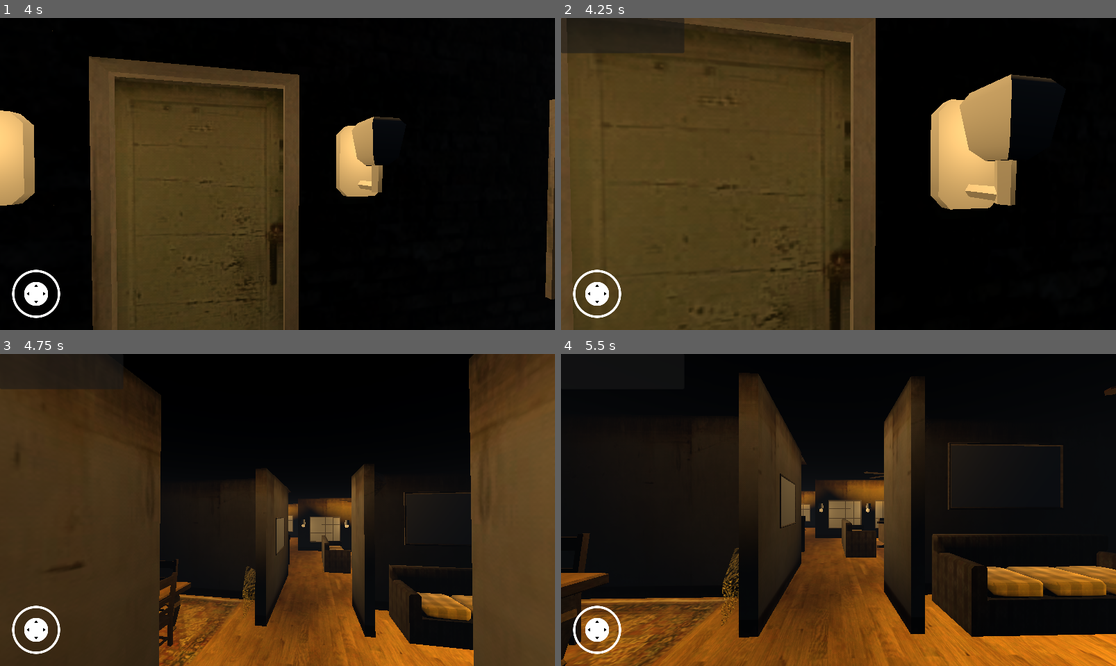
Above: before the commit, frames 1-4 (two rows, left to right).
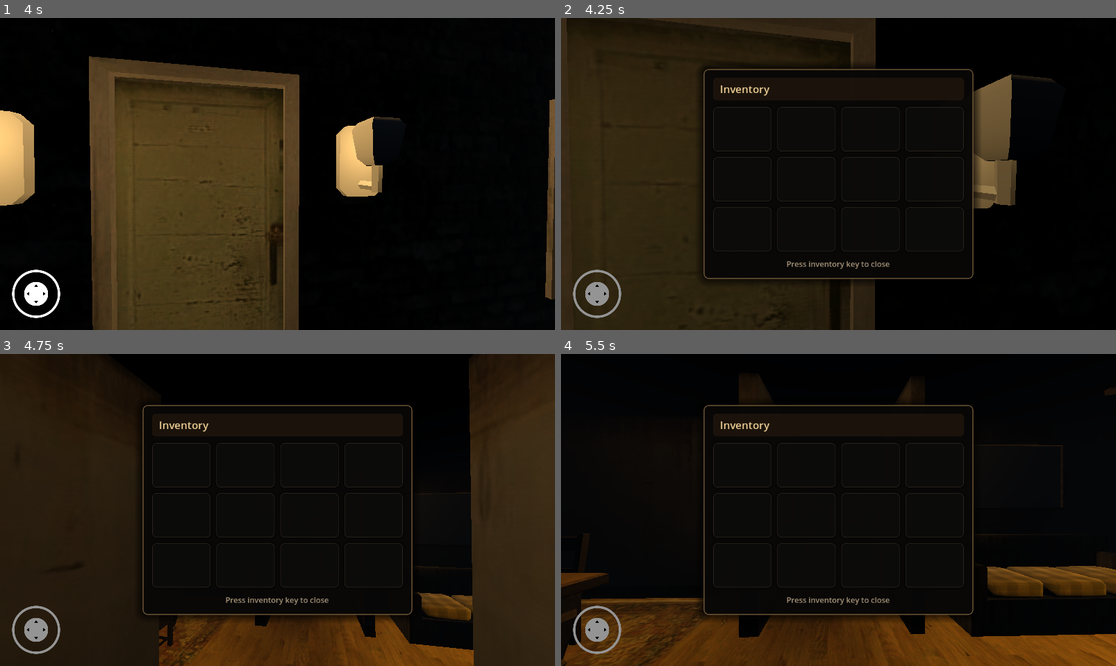
Above: after the commit, the same moments.

Repository: yassine-mathlouthi/3d-horror-game
Game: Godot game, scene res://scenes/world.tscn
Two runs of this game, one before a commit and one after it. Both use one fixed random seed, a clock stepped at 60 frames per second and the inputs below. A sky picture missing from this copy of the repository is replaced by a grey-blue gradient.
Inputs (mouse positions are in pixels of both pictures, inside the frame that each line leads up to):
- Up to frame 1 (4 s): tap Enter (ui_accept) at 0.5, 0.77, 1.52, 3.02, 3.77 s; move the mouse to (305, 174) at 0.52 s; hold W (forward) from 0.53 s (still down); tap E (interact) at 0.6, 2.1, 3.6 s; move the mouse to (249, 174) at 1.27 s; tap Shift (run) at 1.35, 2.85 s; move the mouse to (288, 167) at 2.02 s; move the mouse to (271, 180) at 2.77 s; move the mouse to (316, 177) at 3.52 s
- Up to frame 2 (4.25 s): keep holding W (forward); tap Tab (Inventory) at 4.15 s
- Up to frame 3 (4.75 s): keep holding W (forward); move the mouse to (233, 506) at 4.27 s; tap Shift (run) at 4.35 s; tap Enter (ui_accept) at 4.52 s
- Up to frame 4 (5.5 s): keep holding W (forward); move the mouse to (844, 510) at 5.02 s; tap E (interact) at 5.1 s

Frame 1 is identical in both runs. In frame 2, 58% of the frame differs, in the area x 0-89%, y 0-100%; in frame 3, 57%; in frame 4, 34%.

Commit message:
new inventory UI

Diff:
--- a/scenes/item_list.tscn
+++ b/scenes/item_list.tscn
@@ -1,15 +1,120 @@
-[gd_scene load_steps=2 format=3 uid="uid://c3hcwrq4gs03t"]
+[gd_scene load_steps=7 format=3 uid="uid://c3hcwrq4gs03t"]
 
 [ext_resource type="Script" path="res://script/item_list.gd" id="1_37alu"]
+
+[sub_resource type="StyleBoxFlat" id="StyleBoxFlat_overlay"]
+bg_color = Color(0, 0, 0, 0.42)
+
+[sub_resource type="StyleBoxFlat" id="StyleBoxFlat_panel"]
+bg_color = Color(0.03529412, 0.03137255, 0.02745098, 0.95)
+border_width_left = 2
+border_width_top = 2
+border_width_right = 2
+border_width_bottom = 2
+border_color = Color(0.45, 0.35, 0.22, 0.9)
+corner_radius_top_left = 10
+corner_radius_top_right = 10
+corner_radius_bottom_right = 10
+corner_radius_bottom_left = 10
+shadow_color = Color(0, 0, 0, 0.65)
+shadow_size = 18
+
+[sub_resource type="StyleBoxFlat" id="StyleBoxFlat_header"]
+bg_color = Color(0.12, 0.085, 0.045, 0.85)
+corner_radius_top_left = 7
+corner_radius_top_right = 7
+corner_radius_bottom_right = 7
+corner_radius_bottom_left = 7
+
+[sub_resource type="StyleBoxFlat" id="StyleBoxFlat_empty"]
+bg_color = Color(0.07, 0.065, 0.055, 0.82)
+border_width_left = 1
+border_width_top = 1
+border_width_right = 1
+border_width_bottom = 1
+border_color = Color(0.24, 0.2, 0.15, 0.75)
+corner_radius_top_left = 6
+corner_radius_top_right = 6
+corner_radius_bottom_right = 6
+corner_radius_bottom_left = 6
+
+[sub_resource type="LabelSettings" id="LabelSettings_title"]
+font_size = 22
+font_color = Color(0.92, 0.8, 0.58, 1)
 
 [node name="ItemList" type="CanvasLayer"]
 script = ExtResource("1_37alu")
 
-[node name="Panel" type="Panel" parent="."]
-offset_right = 256.0
-offset_bottom = 73.0
+[node name="Root" type="Control" parent="."]
+layout_mode = 3
+anchors_preset = 15
+anchor_right = 1.0
+anchor_bottom = 1.0
+grow_horizontal = 2
+grow_vertical = 2
+mouse_filter = 1
 
-[node name="ItemList" type="VBoxContainer" parent="Panel"]
+[node name="Overlay" type="Panel" parent="Root"]
 layout_mode = 1
-offset_right = 40.0
-offset_bottom = 40.0
+anchors_preset = 15
+anchor_right = 1.0
+anchor_bottom = 1.0
+grow_horizontal = 2
+grow_vertical = 2
+theme_override_styles/panel = SubResource("StyleBoxFlat_overlay")
+
+[node name="InventoryPanel" type="PanelContainer" parent="Root"]
+custom_minimum_size = Vector2(560, 410)
+layout_mode = 1
+anchors_preset = 8
+anchor_left = 0.5
+anchor_top = 0.5
+anchor_right = 0.5
+anchor_bottom = 0.5
+offset_left = -280.0
+offset_top = -205.0
+offset_right = 280.0
+offset_bottom = 205.0
+grow_horizontal = 2
+grow_vertical = 2
+theme_override_styles/panel = SubResource("StyleBoxFlat_panel")
+
+[node name="Margin" type="MarginContainer" parent="Root/InventoryPanel"]
+layout_mode = 2
+theme_override_constants/margin_left = 18
+theme_override_constants/margin_top = 16
+theme_override_constants/margin_right = 18
+theme_override_constants/margin_bottom = 18
+
+[node name="VBox" type="VBoxContainer" parent="Root/InventoryPanel/Margin"]
+layout_mode = 2
+theme_override_constants/separation = 14
+
+[node name="Header" type="PanelContainer" parent="Root/InventoryPanel/Margin/VBox"]
+layout_mode = 2
+theme_override_styles/panel = SubResource("StyleBoxFlat_header")
+
+[node name="HeaderMargin" type="MarginContainer" parent="Root/InventoryPanel/Margin/VBox/Header"]
+layout_mode = 2
+theme_override_constants/margin_left = 14
+theme_override_constants/margin_top = 8
+theme_override_constants/margin_right = 14
+theme_override_constants/margin_bottom = 8
+
+[node name="Title" type="Label" parent="Root/InventoryPanel/Margin/VBox/Header/HeaderMargin"]
+layout_mode = 2
+text = "Inventory"
+label_settings = SubResource("LabelSettings_title")
+
+[node name="Grid" type="GridContainer" parent="Root/InventoryPanel/Margin/VBox"]
+layout_mode = 2
+size_flags_vertical = 3
+theme_override_constants/h_separation = 12
+theme_override_constants/v_separation = 12
+columns = 4
+
+[node name="Hint" type="Label" parent="Root/InventoryPanel/Margin/VBox"]
+layout_mode = 2
+text = "Press inventory key to close"
+horizontal_alignment = 1
+modulate = Color(0.65, 0.58, 0.48, 1)
--- a/script/item_list.gd
+++ b/script/item_list.gd
@@ -1,6 +1,9 @@
 extends CanvasLayer
 
-@onready var item_list: VBoxContainer = $Panel/ItemList
+const SLOT_COUNT := 12
+const SLOT_SIZE := Vector2(112, 92)
+
+@onready var grid: GridContainer = $Root/InventoryPanel/Margin/VBox/Grid
 
 
 func _ready() -> void:
@@ -17,21 +20,68 @@
 
 
 func update_inventory() -> void:
-	for child in item_list.get_children():
+	for child in grid.get_children():
 		child.queue_free()
 
-	for item in Inventory.items:
-		var row := HBoxContainer.new()
+	var visible_slots: int = max(SLOT_COUNT, Inventory.items.size())
+	for index in range(visible_slots):
+		if index < Inventory.items.size():
+			grid.add_child(_create_item_slot(Inventory.items[index]))
+		else:
+			grid.add_child(_create_empty_slot())
 
-		var icon := TextureRect.new()
-		icon.texture = item["icon"]
-		icon.custom_minimum_size = Vector2(24, 24)
-		icon.expand_mode = TextureRect.EXPAND_IGNORE_SIZE
-		icon.stretch_mode = TextureRect.STRETCH_KEEP_ASPECT_CENTERED
 
-		var label := Label.new()
-		label.text = item["name"]
+func _create_item_slot(item: Dictionary) -> PanelContainer:
+	var slot := _create_slot_panel(Color(0.11, 0.09, 0.065, 0.94), Color(0.74, 0.53, 0.25, 0.95))
 
-		row.add_child(icon)
-		row.add_child(label)
-		item_list.add_child(row)
+	var margin := MarginContainer.new()
+	margin.add_theme_constant_override("margin_left", 8)
+	margin.add_theme_constant_override("margin_top", 8)
+	margin.add_theme_constant_override("margin_right", 8)
+	margin.add_theme_constant_override("margin_bottom", 8)
+	slot.add_child(margin)
+
+	var content := VBoxContainer.new()
+	content.alignment = BoxContainer.ALIGNMENT_CENTER
+	content.add_theme_constant_override("separation", 6)
+	margin.add_child(content)
+
+	var icon := TextureRect.new()
+	icon.texture = item.get("icon")
+	icon.custom_minimum_size = Vector2(46, 46)
+	icon.expand_mode = TextureRect.EXPAND_IGNORE_SIZE
+	icon.stretch_mode = TextureRect.STRETCH_KEEP_ASPECT_CENTERED
+	content.add_child(icon)
+
+	var label := Label.new()
+	label.text = str(item.get("name", "Item")).capitalize()
+	label.horizontal_alignment = HORIZONTAL_ALIGNMENT_CENTER
+	label.autowrap_mode = TextServer.AUTOWRAP_WORD_SMART
+	label.modulate = Color(0.92, 0.84, 0.68, 1)
+	content.add_child(label)
+
+	return slot
+
+
+func _create_empty_slot() -> PanelContainer:
+	return _create_slot_panel(Color(0.055, 0.052, 0.047, 0.72), Color(0.22, 0.19, 0.15, 0.75))
+
+
+func _create_slot_panel(background: Color, border: Color) -> PanelContainer:
+	var slot := PanelContainer.new()
+	slot.custom_minimum_size = SLOT_SIZE
+	slot.size_flags_horizontal = Control.SIZE_EXPAND_FILL
+	slot.size_flags_vertical = Control.SIZE_EXPAND_FILL
+	slot.add_theme_stylebox_override("panel", _create_slot_style(background, border))
+	return slot
+
+
+func _create_slot_style(background: Color, border: Color) -> StyleBoxFlat:
+	var style := StyleBoxFlat.new()
+	style.bg_color = background
+	style.border_color = border
+	style.set_border_width_all(1)
+	style.set_corner_radius_all(8)
+	style.shadow_color = Color(0, 0, 0, 0.35)
+	style.shadow_size = 6
+	return style
